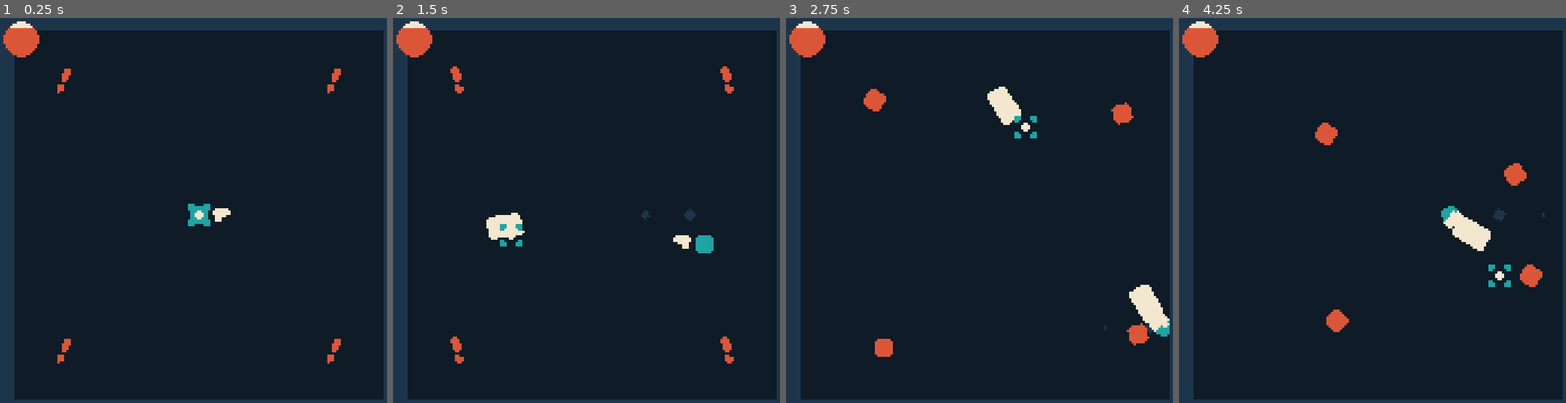
Above: before the commit, frames 1-4 (left to right).
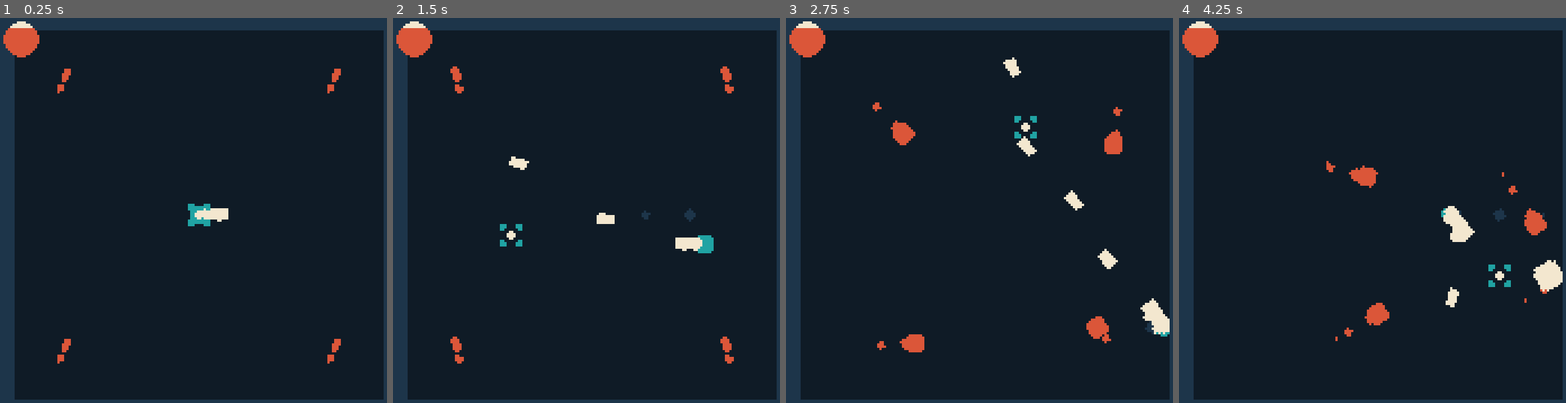
Above: after the commit, the same moments.

Repository: thcheetah777/Rogue
Game: Godot game, scene res://main.tscn
Same seed, same stepped clock (60 frames per second), same inputs: the game is played once before the commit and once after it.
Inputs (mouse positions are in pixels of both pictures, inside the frame that each line leads up to):
- Up to frame 1 (0.25 s): no input
- Up to frame 2 (1.5 s): move the mouse to (679, 195) at 0.52 s; press the mouse at (679, 195) at 0.53 s; hold D (right) 0.53-1.28 s; move the mouse to (512, 233) at 1.27 s; release the mouse at (512, 233) at 1.28 s; hold S (down) from 1.28 s (still down); click (512, 233) at 1.35 s
- Up to frame 3 (2.75 s): move the mouse to (1025, 125) at 2.02 s; release S (down) at 2.03 s; press the mouse at (1025, 125) at 2.03 s; hold D (right) from 2.03 s (still down)
- Up to frame 4 (4.25 s): move the mouse to (1357, 295) at 2.77 s; release D (right) at 2.78 s; release the mouse at (1357, 295) at 2.78 s; hold W (up) 2.78-3.53 s; click (1357, 295) at 2.85 s; move the mouse to (1500, 275) at 3.52 s; press the mouse at (1500, 275) at 3.53 s; hold A (left) from 3.53 s (still down)

The runs differ from the first frame. In frame 1, 0.1% of the frame differs, in the area x 52-60%, y 49-53%; in frame 2, 0.8%; in frame 3, 3.2%, in the area x 20-100%, y 10-89%; in frame 4, 2.9%.

Commit message:
🤖 even better enemies

Diff:
--- a/basic_enemy.gd
+++ b/basic_enemy.gd
@@ -1,10 +1,22 @@
 extends Enemy
 class_name BasicEnemy
 
-@export var move_speed = 20
+@export var dash_speed_min = 30
+@export var dash_speed_max = 60
+@export var decceleration = 30
 
-func _physics_process(_delta: float) -> void:
-	look_at(Globals.player.position)
-	velocity = Vector2.RIGHT.rotated(rotation) * move_speed
+func _ready() -> void:
+	dash()
+
+func _physics_process(delta: float) -> void:
+	velocity = velocity.move_toward(Vector2.ZERO, decceleration * delta)
+
+	if not velocity:
+		dash()
 
 	move_and_slide()
+
+func dash():
+	look_at(Globals.player.position)
+	var speed = randf_range(dash_speed_min, dash_speed_max)
+	velocity = Vector2.RIGHT.rotated(rotation) * speed
--- a/basic_enemy.tscn
+++ b/basic_enemy.tscn
@@ -1,8 +1,14 @@
-[gd_scene load_steps=3 format=3 uid="uid://dpo001i3gkqlc"]
+[gd_scene load_steps=4 format=3 uid="uid://dpo001i3gkqlc"]
 
 [ext_resource type="Script" path="res://basic_enemy.gd" id="1_bqju1"]
 [ext_resource type="PackedScene" uid="uid://co0nmxou82hpo" path="res://enemy.tscn" id="1_pghnd"]
+[ext_resource type="PackedScene" uid="uid://chk7kppysu2s2" path="res://dust.tscn" id="3_d0aj2"]
 
 [node name="BasicEnemy" instance=ExtResource("1_pghnd")]
 script = ExtResource("1_bqju1")
-move_speed = 20
+dash_speed_min = 30
+dash_speed_max = 60
+decceleration = 30
+
+[node name="Dust" parent="." index="2" instance=ExtResource("3_d0aj2")]
+dust_color = Color(0.858824, 0.337255, 0.223529, 1)
--- a/dust.gd
+++ b/dust.gd
@@ -1,9 +1,11 @@
-extends Sprite2D
+extends Timer
 
-const DURATION = 1
+@export var dust_color = Color("1d354a")
 
-func _ready() -> void:
-	var tween = get_tree().create_tween().set_parallel()
-	tween.tween_property(self, "rotation_degrees", 180 if randf() > 0.5 else -180, DURATION)
-	tween.tween_property(self, "scale", Vector2.ZERO, DURATION)
-	tween.tween_callback(queue_free).set_delay(DURATION)
+var dust_scene = preload("res://dust_particle.tscn")
+
+func _on_timeout() -> void:
+	var dust = dust_scene.instantiate() as Sprite2D
+	dust.global_position = get_parent().position
+	dust.self_modulate = dust_color
+	add_child(dust)
--- a/dust.tscn
+++ b/dust.tscn
@@ -1,10 +1,10 @@
-[gd_scene load_steps=3 format=3 uid="uid://bhb8skatvdiu4"]
+[gd_scene load_steps=2 format=3 uid="uid://chk7kppysu2s2"]
 
-[ext_resource type="Texture2D" uid="uid://nx4qoicrkd0" path="res://assets/dust.png" id="1_bjdas"]
 [ext_resource type="Script" path="res://dust.gd" id="2_ktx4k"]
 
-[node name="Dust" type="Sprite2D"]
-top_level = true
-z_index = -50
-texture = ExtResource("1_bjdas")
+[node name="Dust" type="Timer"]
+wait_time = 0.3
+autostart = true
 script = ExtResource("2_ktx4k")
+
+[connection signal="timeout" from="." to="." method="_on_timeout"]
--- /dev/null
+++ b/dust_particle.gd
@@ -0,0 +1,13 @@
+extends Sprite2D
+
+const DURATION = 1
+
+var tween
+
+func _ready() -> void:
+	get_parent().remove_child(self)
+	Globals.world.add_child(self)
+	tween = get_tree().create_tween().set_parallel()
+	tween.tween_property(self, "rotation_degrees", 180 if randf() > 0.5 else -180, DURATION)
+	tween.tween_property(self, "scale", Vector2.ZERO, DURATION)
+	tween.tween_callback(queue_free).set_delay(DURATION)
--- /dev/null
+++ b/dust_particle.tscn
@@ -0,0 +1,10 @@
+[gd_scene load_steps=3 format=3 uid="uid://bhb8skatvdiu4"]
+
+[ext_resource type="Texture2D" uid="uid://nx4qoicrkd0" path="res://assets/dust.png" id="1_d8xk4"]
+[ext_resource type="Script" path="res://dust_particle.gd" id="2_rk5c5"]
+
+[node name="Dust" type="Sprite2D"]
+top_level = true
+z_index = -50
+texture = ExtResource("1_d8xk4")
+script = ExtResource("2_rk5c5")
--- a/player.gd
+++ b/player.gd
@@ -15,7 +15,6 @@
 @onready var weapon := $WeaponHolder/Weapon
 @onready var weapon_sprite := $WeaponHolder/Weapon/Sprite
 
-var dust_scene = preload("res://dust.tscn")
 var bullet_scene = preload("res://bullet.tscn")
 
 var target_rotation = 0
@@ -64,8 +63,3 @@
 	bullet.speed = gun.bullet_speed
 	bullet.damage = gun.damage
 	Globals.world.add_child(bullet)
-
-func _on_dust_timer_timeout() -> void:
-	var dust = dust_scene.instantiate() as Sprite2D
-	dust.global_position = global_position
-	add_child(dust)
--- a/player.tscn
+++ b/player.tscn
@@ -1,9 +1,10 @@
-[gd_scene load_steps=6 format=3 uid="uid://da1qb210gjvdg"]
+[gd_scene load_steps=7 format=3 uid="uid://da1qb210gjvdg"]
 
 [ext_resource type="Script" path="res://player.gd" id="1_eie53"]
 [ext_resource type="Texture2D" uid="uid://dqm4a8xw7pfdl" path="res://assets/player.png" id="1_ikshr"]
-[ext_resource type="Resource" uid="uid://cuyy16wsyf323" path="res://guns/pistol.tres" id="2_d41hn"]
+[ext_resource type="Resource" uid="uid://civldxor3hwnr" path="res://guns/machine-gun.tres" id="2_vobfl"]
 [ext_resource type="Texture2D" uid="uid://c52q1lgaojkl2" path="res://assets/pistol.png" id="4_0vkrl"]
+[ext_resource type="PackedScene" uid="uid://chk7kppysu2s2" path="res://dust.tscn" id="5_s7h7u"]
 
 [sub_resource type="RectangleShape2D" id="RectangleShape2D_80320"]
 size = Vector2(6, 6)
@@ -13,7 +14,7 @@
 collision_mask = 7
 motion_mode = 1
 script = ExtResource("1_eie53")
-gun = ExtResource("2_d41hn")
+gun = ExtResource("2_vobfl")
 
 [node name="Sprite" type="Sprite2D" parent="."]
 texture = ExtResource("1_ikshr")
@@ -21,9 +22,7 @@
 [node name="CollisionShape" type="CollisionShape2D" parent="."]
 shape = SubResource("RectangleShape2D_80320")
 
-[node name="DustTimer" type="Timer" parent="."]
-wait_time = 0.3
-autostart = true
+[node name="Dust" parent="." instance=ExtResource("5_s7h7u")]
 
 [node name="WeaponHolder" type="Node2D" parent="."]
 
@@ -32,5 +31,3 @@
 
 [node name="Sprite" type="Sprite2D" parent="WeaponHolder/Weapon"]
 texture = ExtResource("4_0vkrl")
-
-[connection signal="timeout" from="DustTimer" to="." method="_on_dust_timer_timeout"]
Binary file changed: assets/dust.png
